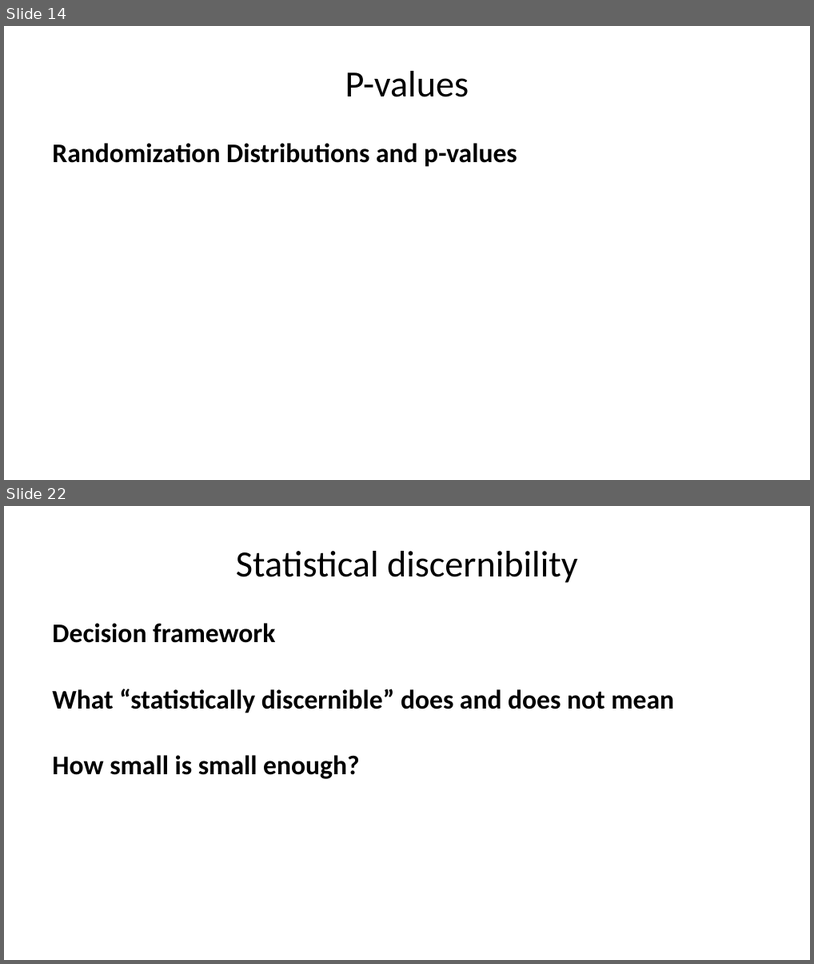
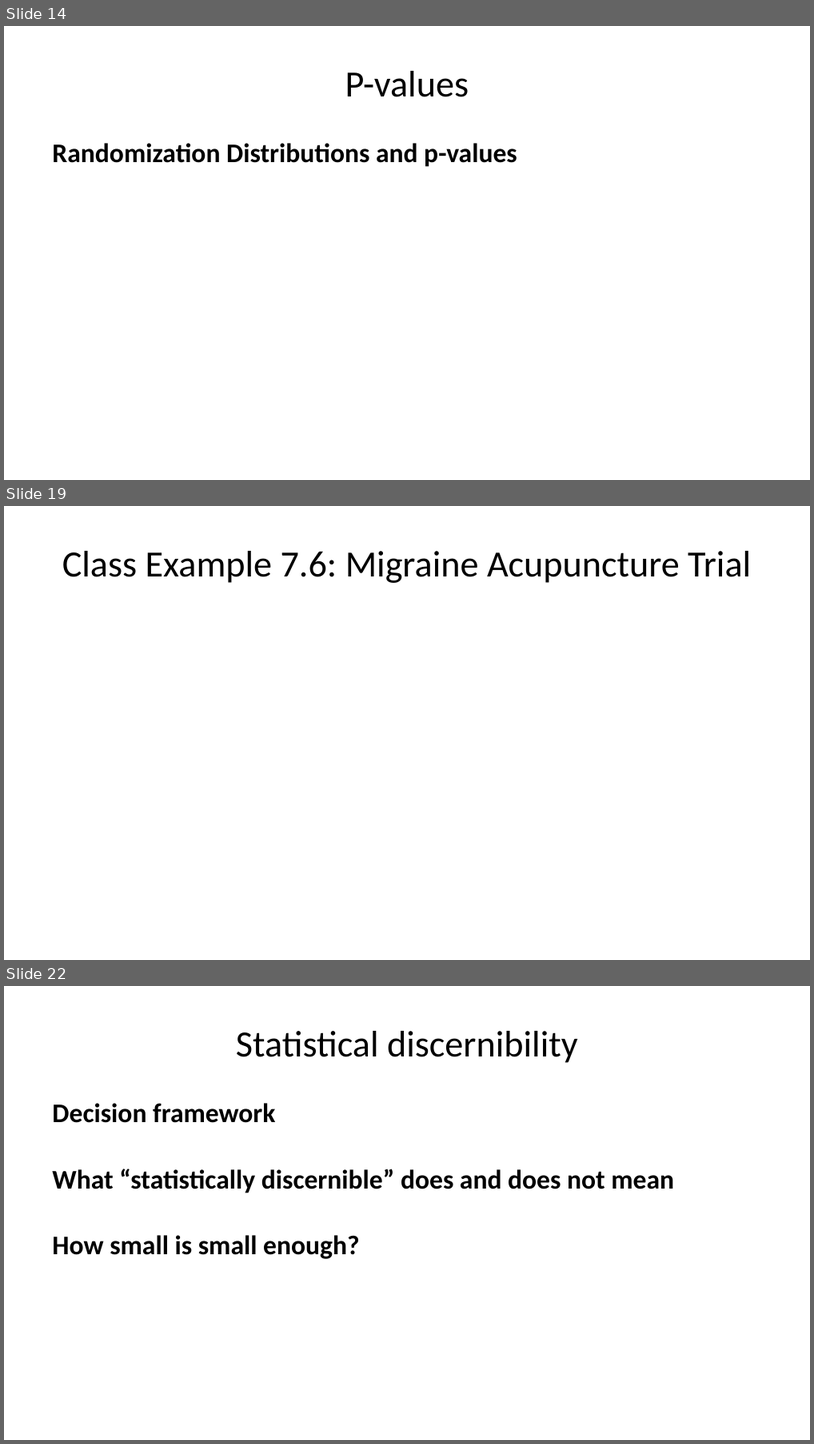
Before and after one commit to DataScienceUWL/DataScienceUWL.github.io, a slide deck: STAT145/resources-2027/randomization/slides.pptx. Shown one above the other, each under a label of ours: slides 14 and 22 before the commit, slides 14, 19 and 22 after it; the slides between them are not shown. The pictures are 814x964 and 814x1444 pixels, drawn with LibreOffice and Linux fonts; fonts in the diff are those of the drawing. Boxes give left, top, right and bottom in pixels: in the first picture for what was removed or moved away, otherwise in the second. Text is boxed around its words. In the diff, an @@ line names an element or a change of style, - is before the commit and + after.

```diff
--- a/STAT145/resources-2027/randomization/slides.pptx
+++ b/STAT145/resources-2027/randomization/slides.pptx
@@ slide 19 added at (4,506,810,960), background #FFFFFF @@
@@ title added at (62,551,751,583), 33 pt, text #000000 @@
+Class Example 7.6: Migraine Acupuncture Trial
```
Also in this commit, not shown: 14 slides changed, 2 other slides added, 3 slides removed, 12 other files.
